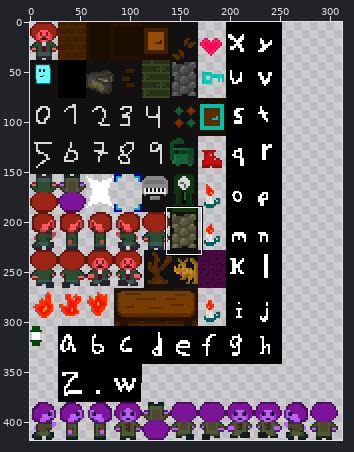
Two states of a sprite sheet, html/sprite.png. The first picture is a wide view before the edit; the outline marks the close-up.
Close-up. Old version:
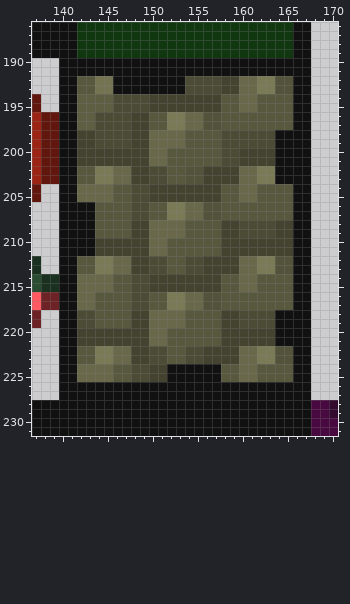
The file is 335x418 pixels. Colours within 5 levels of each other are drawn and written as one. Shown: x 137..170, y 186..231. The wide view leaves out empty margins. The commit also changed other parts of the picture, which this record leaves out.
The result:
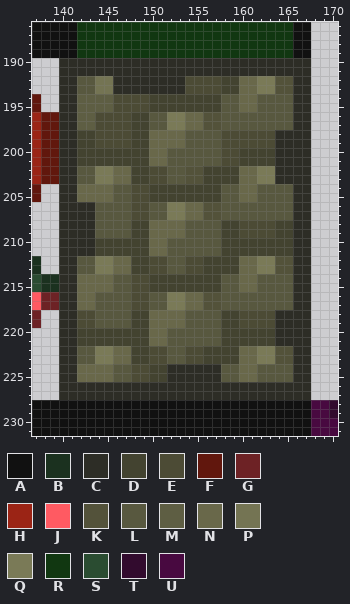
Palette (. is transparent): A #111111  B #1b311f  C #2d2d26  D #434330  E #4c4b35  F #61170d  G #6d2225  H #9b2415  J #ff5a62  K #53523a  L #58583f  M #5e5e43  N #69684a  P #747453  Q #7a7a57  R #113711  S #2a4c31  T #320b2e  U #480940
Diff:
y 190..191: x 140..167 AAAAAAAAAAAAAAAAAAAAAAAAAAAA -> CCCCCCCCCCCCCCCCCCCCCCCCCCCC
y 192..193: x 140..141 AA -> CC; x 146..153 AAAAAAAA -> CCCCCCCC; x 166..167 AA -> CC
y 194..197: x 140..141 AA -> CC; x 166..167 AA -> CC
y 198..203: x 140..141 AA -> CC; x 164..167 AAAA -> CCCC
y 204..205: x 140..141 AA -> CC; x 166..167 AA -> CC
y 206..211: x 140..143 AAAA -> CCCC; x 166..167 AA -> CC
y 212..217: x 140..141 AA -> CC; x 166..167 AA -> CC
y 218..221: x 140..141 AA -> CC; x 164..167 AAAA -> CCCC
y 222..223: x 140..141 AA -> CC; x 166..167 AA -> CC
y 224..225: x 140..141 AA -> CC; x 152..157 AAAAAA -> CCCCCC; x 166..167 AA -> CC
y 226..227: x 140..167 AAAAAAAAAAAAAAAAAAAAAAAAAAAA -> CCCCCCCCCCCCCCCCCCCCCCCCCCCC
Where, in picture pixels (left, top, right, bottom), the same in both close-ups:
changed: (59, 58, 311, 400)
